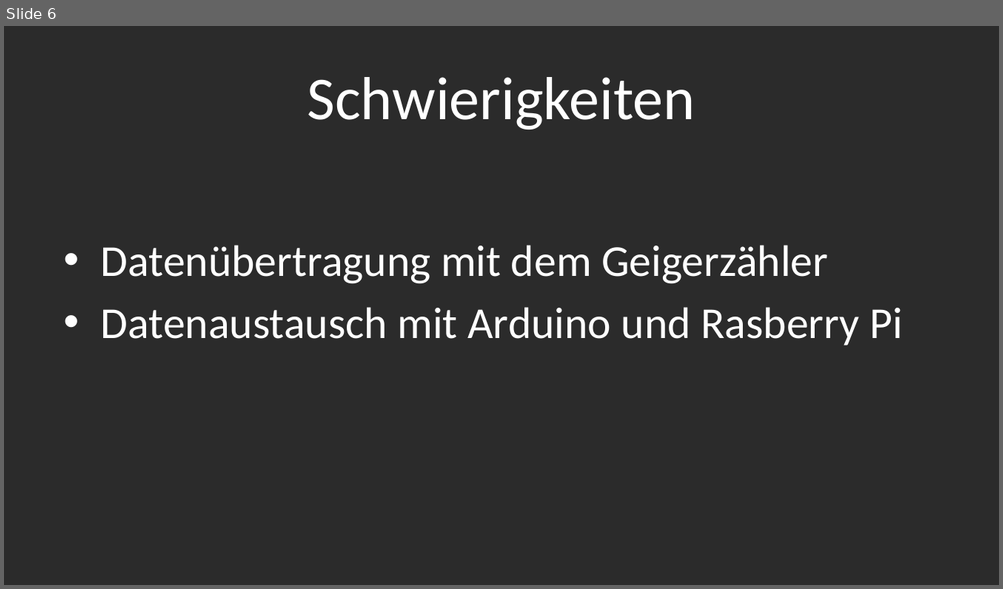
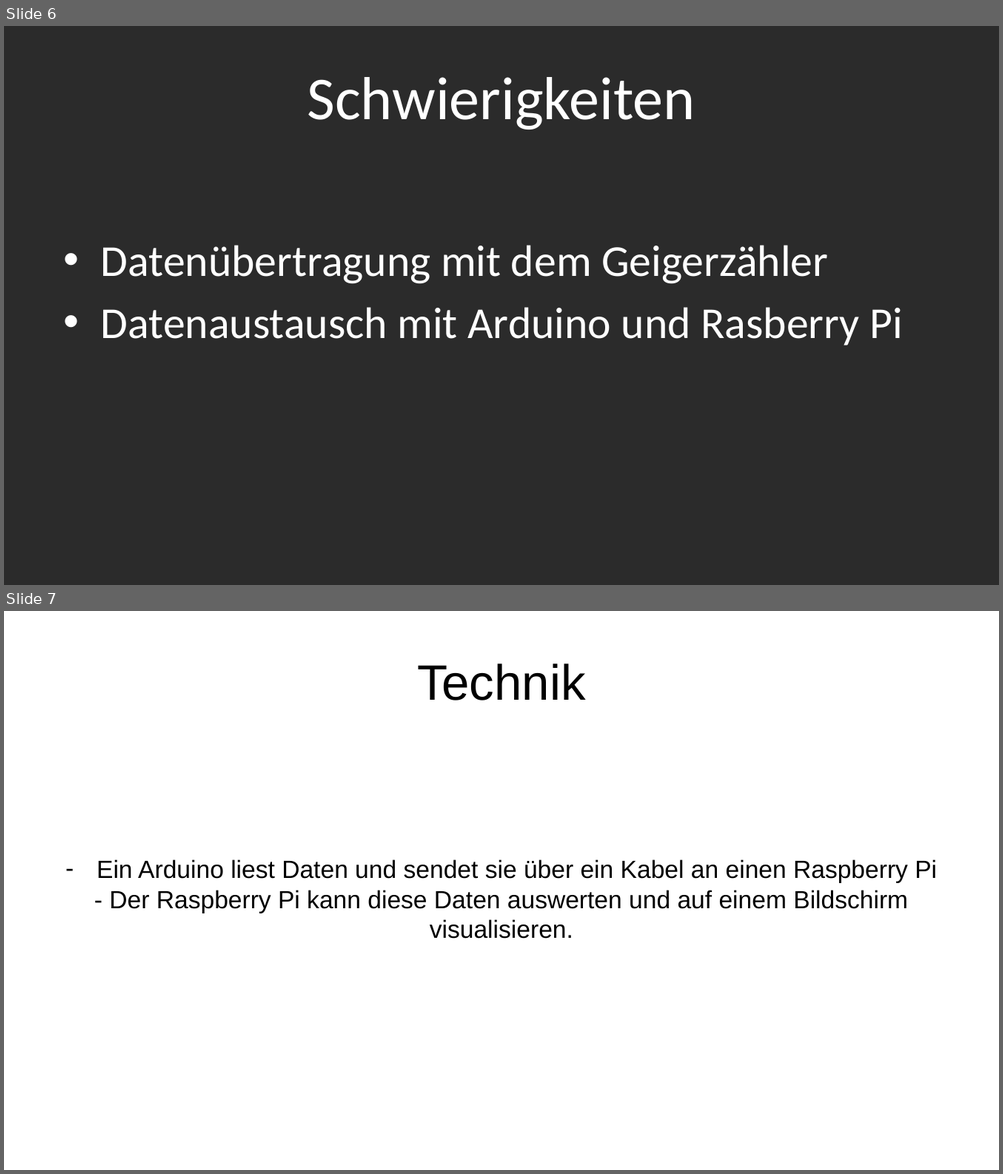
Before and after one commit to svensaeger/Hatschi, a slide deck: Praesentation.pptx. Shown one above the other, each under a label of ours: slide 6 before the commit, slides 6 and 7 after it. The pictures are 1003x589 and 1003x1174 pixels, drawn with LibreOffice and Linux fonts; fonts in the diff are those of the drawing; background and template pictures are left out; a plain dark background stands for a picture behind light text. Boxes give left, top, right and bottom in pixels: in the first picture for what was removed or moved away, otherwise in the second. Text is boxed around its words. In the diff, an @@ line names an element or a change of style, - is before the commit and + after.

```diff
--- a/Praesentation.pptx
+++ b/Praesentation.pptx
@@ slide 7 added at box(4, 611, 999, 1170), background picture (left out) @@
@@ title added at box(417, 664, 586, 701), 36 pt, text #000000 @@
+Technik
@@ subtitle added at box(96, 860, 936, 939), 18 pt, text #000000 @@
+– Ein Arduino liest Daten und sendet sie über ein Kabel an einen Raspberry Pi
+- Der Raspberry Pi kann diese Daten auswerten und auf einem Bildschirm visualisieren.
```
Also in this commit, not shown: 1 slide changed.
